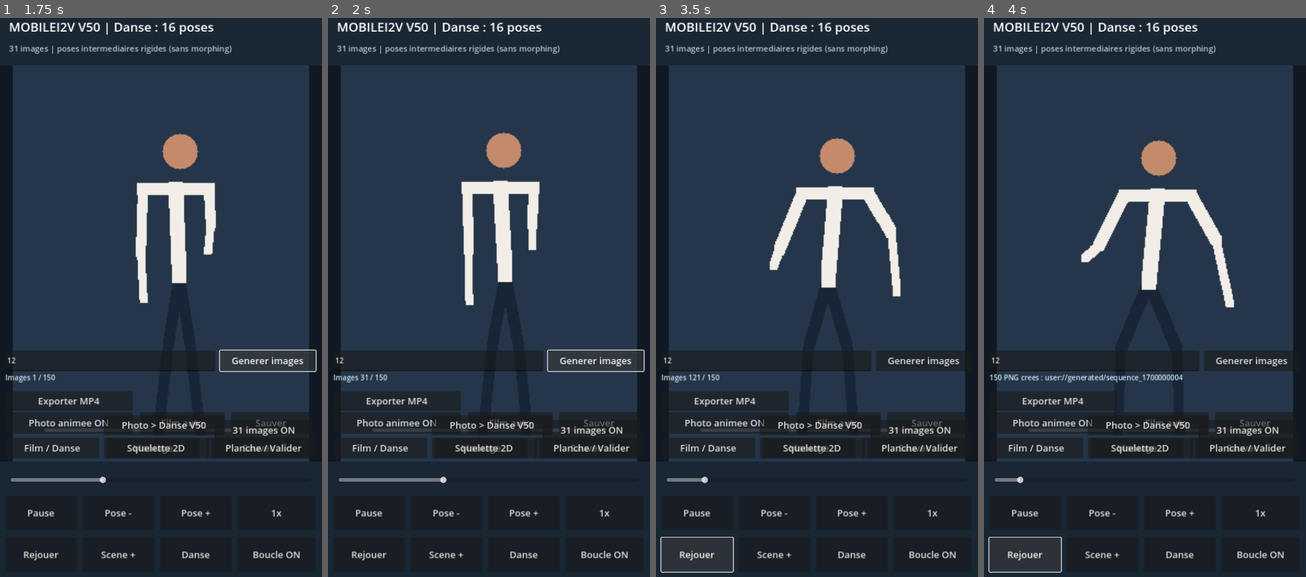
Above: before the commit, frames 1-4 (left to right).
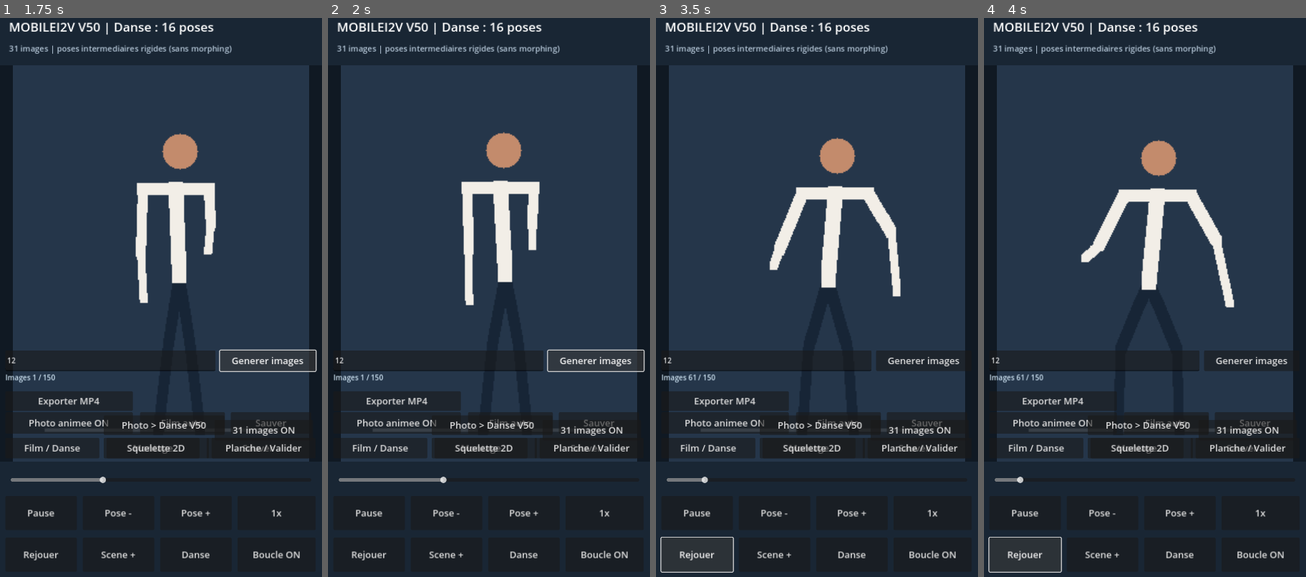
Above: after the commit, the same moments.

Repository: ericjamesempere-stack/MobileI2V-Xiaomi-
Game: Godot game, scene res://scenes/main.tscn
Same seed, same stepped clock (60 frames per second), same inputs: the game is played once before the commit and once after it.
Inputs (mouse positions are in pixels of both pictures, inside the frame that each line leads up to):
- Up to frame 1 (1.75 s): click (109, 358) at 0.52 s; type "12" at 0.6 s; click "Generer images" at 1.25 s
- Up to frame 2 (2 s): no input
- Up to frame 3 (3.5 s): click "Rejouer" at 2 s; click "Rejouer" at 2.75 s
- Up to frame 4 (4 s): click "Rejouer" at 3.5 s

Frame 1 is identical in both runs. In frame 2, less than 0.1% of the frame differs, in the area x 10-19%, y 63-65%; in frame 3, less than 0.1%; in frame 4, 0.4%, in the area x 1-62%, y 63-66%.

Commit message:
Fix fall timing and frame synchronization for offline rendering

Diff:
--- a/scripts/frame_generator.gd
+++ b/scripts/frame_generator.gd
@@ -43,7 +43,8 @@
     viewport.add_child(rig)
     if face != null:
         rig.reference_head = face
-    var action := MotionPlanner.action_from_text(prompt)
+    var action: String = MotionPlanner.action_from_text(prompt)
+    var action_start: float = duration * 0.65
     for i in range(count):
         var t := float(i) / float(FPS)
         var frame_action := action
@@ -59,7 +60,13 @@
             frame_action = "chute"
         elif action == "jump":
             frame_action = "saut"
-        rig.update_pose(t, frame_action)
+        var pose_time: float = t
+        if action == "run_fall" and frame_action == "chute":
+            pose_time = (t - action_start) * 2.0 / maxf(duration - action_start, 0.01)
+        elif action == "fall" or action == "jump":
+            pose_time = t * 2.0 / duration
+        rig.update_pose(pose_time, frame_action)
+        await get_tree().process_frame
         await RenderingServer.frame_post_draw
         var img := viewport.get_texture().get_image()
         if img == null or img.is_empty():
